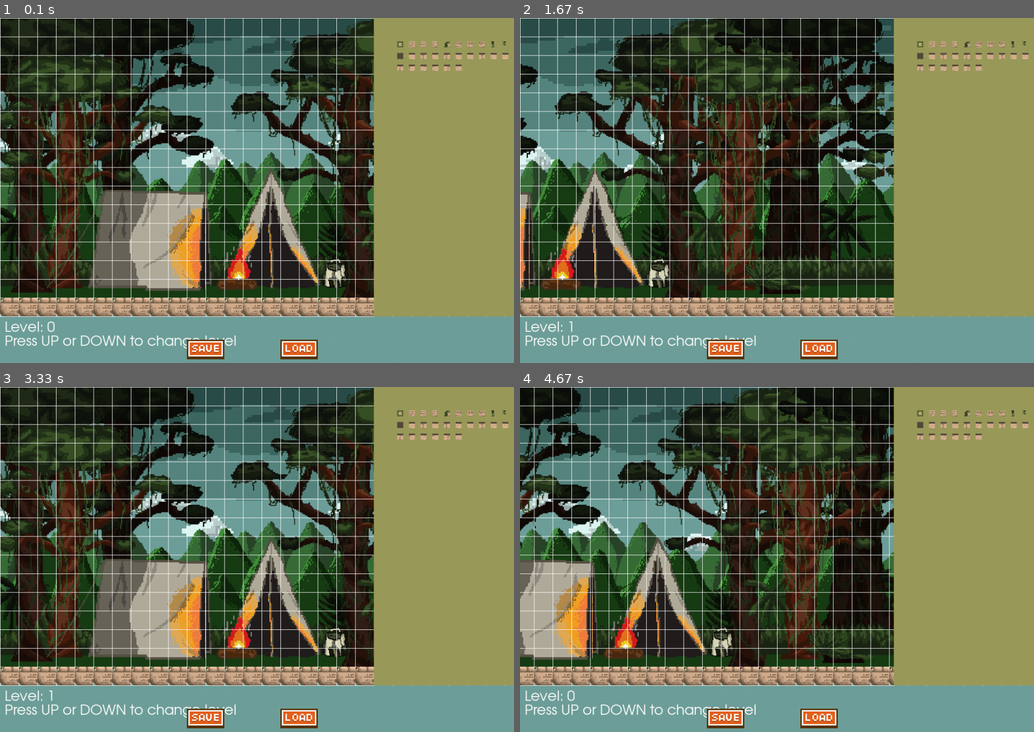
Above: before the commit, frames 1-4 (two rows, left to right).
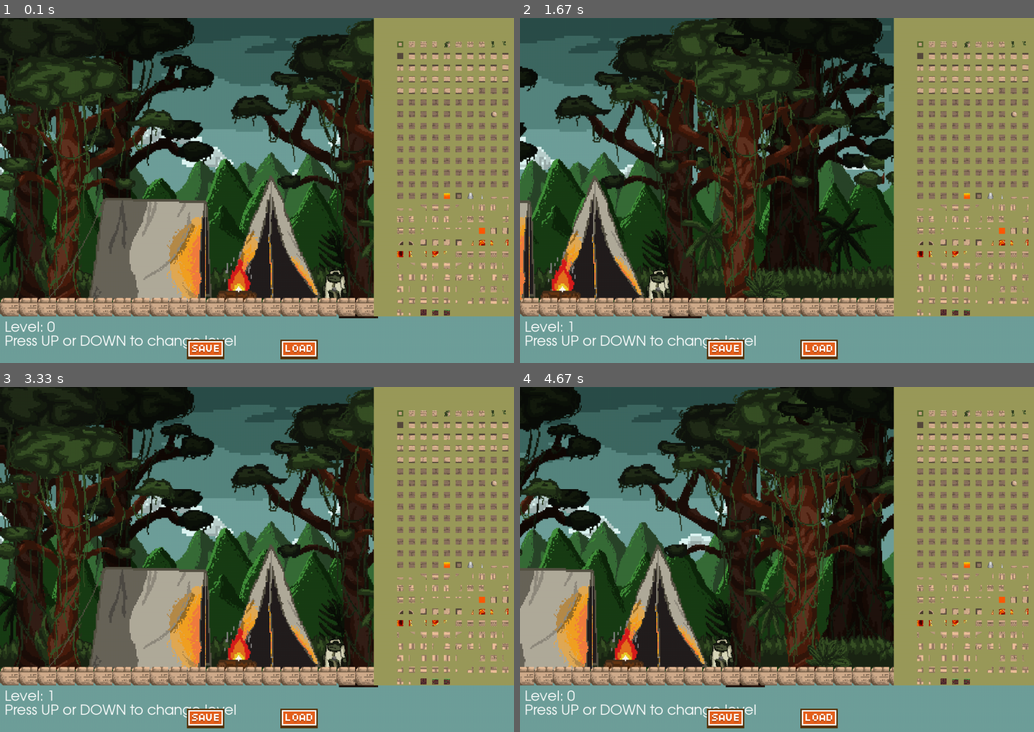
Above: after the commit, the same moments.

Repository: divinoctis/pygame
Game: pygame game, started from LevelEditor_Eric/niveaudébut.py
Same seed, same stepped clock (60 frames per second), same inputs: the game is played once before the commit and once after it.
Inputs:
- Up to frame 1 (0.1 s): no input
- Up to frame 2 (1.67 s): hold Right 0.33-0.8 s; hold Up 0.83-1.13 s; hold Right 1.17-1.63 s
- Up to frame 3 (3.33 s): hold Left 1.67-2.2 s; hold Down 2.23-2.53 s; hold Left 2.57-2.97 s; hold Up from 3 s (still down)
- Up to frame 4 (4.67 s): release Up at 3.37 s; hold Right 3.4-4.03 s; hold Down 4.07-4.43 s; hold Down from 4.47 s (still down)

The runs differ from the first frame. In frame 1, 23% of the frame differs, in the area x 0-99%, y 0-88%; in frame 2, 23%; in frame 3, 23%; in frame 4, 23%.

Commit message:
I CAN FINALLY KMS

Diff:
--- a/CSV debut (à refaire)/level0_data.csv
+++ /dev/null
@@ -1,16 +0,0 @@
--1,-1,-1,-1,-1,-1,-1,-1,-1,-1,-1,-1,-1,-1,-1,-1,-1,-1,-1,-1,-1,-1,-1,-1,-1,-1,-1,-1,-1,-1,-1,-1,-1,-1,-1,-1,-1,-1,-1,-1,-1,-1,-1,-1,-1,-1,-1,-1,-1,-1,-1,-1,-1,-1,-1,-1,-1,-1,-1,-1,-1,-1,-1,-1,-1,-1,-1,-1,-1,-1,-1,-1,-1,-1,-1,-1,-1,-1,-1,-1,2,2,2,2,2,2,2,2,2,2,2,2,2,2,2,2,2,2,2,2,-1,-1,-1,-1,-1,-1,-1,-1,-1,-1,-1,-1,-1,-1,-1,-1,-1,-1,-1,-1,-1,-1,-1,-1,-1,-1,-1,-1,-1,-1,-1,-1,-1,-1,-1,-1,-1,-1,-1,-1,-1,-1,-1,-1,-1,-1,-1,-1,-1,-1
--1,-1,-1,-1,-1,-1,-1,-1,-1,-1,-1,-1,-1,-1,-1,-1,-1,-1,-1,-1,-1,-1,-1,-1,-1,-1,-1,-1,-1,-1,-1,-1,-1,-1,-1,-1,-1,-1,-1,-1,-1,-1,-1,-1,-1,-1,-1,-1,-1,-1,-1,-1,-1,-1,-1,-1,-1,-1,-1,-1,-1,-1,-1,-1,-1,-1,-1,-1,-1,-1,-1,-1,-1,-1,-1,-1,-1,-1,-1,-1,2,2,2,1,1,1,1,1,1,2,2,2,2,2,2,2,2,2,2,2,-1,-1,-1,-1,-1,-1,-1,-1,-1,-1,-1,-1,-1,-1,-1,-1,-1,-1,-1,-1,-1,-1,-1,-1,-1,-1,-1,-1,-1,-1,-1,-1,-1,-1,-1,-1,-1,-1,-1,-1,-1,-1,-1,-1,-1,-1,-1,-1,-1,-1
--1,-1,-1,-1,-1,-1,-1,-1,-1,-1,-1,-1,-1,-1,-1,-1,-1,-1,-1,-1,-1,-1,-1,-1,-1,-1,-1,-1,-1,-1,-1,-1,-1,-1,-1,-1,-1,-1,-1,-1,-1,-1,-1,-1,-1,-1,-1,-1,-1,-1,-1,-1,-1,-1,-1,-1,-1,-1,-1,-1,-1,-1,-1,-1,-1,-1,-1,-1,-1,-1,-1,-1,-1,-1,-1,-1,-1,-1,-1,-1,2,2,2,1,1,1,1,1,1,1,1,1,1,2,2,2,2,2,2,2,-1,-1,-1,-1,-1,-1,-1,-1,-1,-1,-1,-1,-1,-1,-1,-1,-1,-1,-1,-1,-1,-1,-1,-1,-1,-1,-1,-1,-1,-1,-1,-1,-1,-1,-1,-1,-1,-1,-1,-1,-1,-1,-1,-1,-1,-1,-1,-1,-1,-1
--1,-1,-1,-1,-1,-1,-1,-1,-1,-1,-1,-1,-1,-1,-1,-1,-1,-1,-1,-1,-1,-1,-1,-1,-1,-1,-1,-1,-1,-1,-1,-1,-1,-1,-1,-1,-1,-1,-1,-1,-1,-1,-1,-1,-1,-1,-1,-1,-1,-1,-1,-1,-1,-1,-1,-1,-1,-1,-1,-1,-1,-1,-1,-1,-1,-1,-1,-1,-1,-1,-1,-1,-1,-1,-1,-1,-1,-1,-1,-1,2,2,1,1,1,1,1,1,1,1,1,2,1,1,1,1,2,2,2,2,-1,-1,-1,-1,-1,-1,-1,-1,-1,-1,-1,-1,-1,-1,-1,-1,-1,-1,-1,-1,-1,-1,-1,-1,-1,-1,-1,-1,-1,-1,-1,-1,-1,-1,-1,-1,-1,-1,-1,-1,-1,-1,-1,-1,-1,-1,-1,-1,-1,-1
--1,-1,-1,-1,-1,-1,-1,-1,-1,-1,-1,-1,-1,-1,-1,-1,-1,-1,-1,-1,-1,-1,-1,-1,-1,-1,-1,-1,-1,-1,-1,-1,-1,-1,-1,-1,-1,-1,-1,-1,-1,-1,-1,-1,-1,-1,-1,-1,-1,-1,-1,-1,-1,-1,-1,-1,-1,-1,-1,-1,-1,-1,-1,-1,-1,-1,-1,-1,-1,-1,-1,-1,-1,-1,-1,-1,-1,-1,-1,-1,2,2,1,2,2,1,1,1,1,1,1,1,1,2,1,1,1,2,2,2,-1,-1,-1,-1,-1,-1,-1,-1,-1,-1,-1,-1,-1,-1,-1,-1,-1,-1,-1,-1,-1,-1,-1,-1,-1,-1,-1,-1,-1,-1,-1,-1,-1,-1,-1,-1,-1,-1,-1,-1,-1,-1,-1,-1,-1,-1,-1,-1,-1,-1
--1,-1,-1,-1,-1,-1,-1,-1,-1,-1,-1,-1,-1,-1,-1,-1,-1,-1,-1,-1,-1,-1,-1,-1,-1,-1,-1,-1,-1,-1,-1,-1,-1,-1,-1,-1,-1,-1,-1,-1,-1,-1,-1,-1,-1,-1,-1,-1,-1,-1,-1,-1,-1,-1,-1,-1,-1,-1,-1,-1,-1,-1,-1,-1,-1,-1,-1,-1,-1,-1,-1,-1,-1,-1,-1,-1,-1,-1,-1,-1,2,2,1,2,2,2,1,1,1,1,2,1,2,2,2,1,2,2,2,2,-1,-1,-1,-1,-1,-1,-1,-1,-1,-1,-1,-1,-1,-1,-1,-1,-1,-1,-1,-1,-1,-1,-1,-1,-1,-1,-1,-1,-1,-1,-1,-1,-1,-1,-1,-1,-1,-1,-1,-1,-1,-1,-1,-1,-1,-1,-1,-1,-1,-1
--1,-1,-1,-1,-1,-1,-1,-1,-1,-1,-1,-1,-1,-1,-1,-1,-1,-1,-1,-1,-1,-1,-1,-1,-1,-1,-1,-1,-1,-1,-1,-1,-1,-1,-1,-1,-1,-1,-1,-1,-1,-1,-1,-1,-1,-1,-1,-1,-1,-1,-1,-1,-1,-1,-1,-1,-1,-1,-1,-1,-1,-1,-1,-1,-1,-1,-1,-1,-1,-1,-1,-1,-1,-1,-1,-1,-1,-1,-1,-1,2,2,1,2,2,1,1,1,1,1,2,1,2,2,2,1,2,2,2,2,-1,-1,-1,-1,-1,-1,-1,-1,-1,-1,-1,-1,-1,-1,-1,-1,-1,-1,-1,-1,-1,-1,-1,-1,-1,-1,-1,-1,-1,-1,-1,-1,-1,-1,-1,-1,-1,-1,-1,-1,-1,-1,-1,-1,-1,-1,-1,-1,-1,-1
--1,-1,-1,-1,-1,-1,-1,-1,-1,-1,-1,-1,-1,-1,-1,-1,-1,-1,-1,-1,-1,-1,-1,-1,-1,-1,-1,-1,-1,-1,-1,-1,-1,-1,-1,-1,-1,-1,-1,-1,-1,-1,-1,-1,-1,-1,-1,-1,-1,-1,-1,-1,-1,-1,-1,-1,-1,-1,-1,-1,-1,-1,-1,-1,-1,-1,-1,-1,-1,-1,-1,-1,-1,-1,-1,-1,-1,-1,-1,-1,2,2,1,2,2,2,2,2,2,1,2,1,1,1,2,1,2,2,2,2,-1,-1,-1,-1,-1,-1,-1,-1,-1,-1,-1,-1,-1,-1,-1,-1,-1,-1,-1,-1,-1,-1,-1,-1,-1,-1,-1,-1,-1,-1,-1,-1,-1,-1,-1,-1,-1,-1,-1,-1,-1,-1,-1,-1,-1,-1,-1,-1,-1,-1
--1,-1,-1,-1,-1,-1,-1,-1,-1,-1,-1,-1,-1,-1,-1,-1,-1,-1,-1,-1,-1,-1,-1,-1,-1,-1,-1,-1,-1,-1,-1,-1,-1,-1,-1,-1,-1,-1,-1,-1,-1,-1,-1,-1,-1,-1,-1,-1,-1,-1,-1,-1,-1,-1,-1,-1,-1,-1,-1,-1,-1,-1,-1,-1,-1,-1,-1,-1,-1,-1,-1,-1,-1,-1,-1,-1,22,24,19,21,2,2,1,2,2,2,2,1,1,1,1,1,2,1,1,1,1,2,2,2,-1,-1,-1,-1,-1,-1,-1,-1,-1,-1,-1,-1,-1,-1,-1,-1,-1,-1,-1,-1,-1,-1,-1,-1,-1,-1,-1,-1,-1,-1,-1,-1,-1,-1,-1,-1,-1,-1,-1,-1,-1,-1,-1,-1,-1,-1,-1,-1,-1,-1
--1,-1,-1,-1,-1,-1,-1,-1,-1,-1,-1,-1,-1,-1,-1,-1,-1,-1,-1,-1,-1,-1,-1,-1,-1,-1,-1,-1,-1,-1,-1,-1,-1,-1,-1,-1,-1,-1,-1,-1,-1,-1,-1,-1,-1,-1,-1,-1,-1,-1,-1,-1,-1,-1,-1,-1,-1,-1,-1,-1,-1,-1,-1,-1,-1,-1,-1,-1,-1,-1,-1,-1,-1,22,24,19,20,21,21,21,2,2,1,2,2,1,1,2,2,1,1,2,1,1,1,2,1,2,2,2,-1,-1,-1,-1,-1,-1,-1,-1,-1,-1,-1,-1,-1,-1,-1,-1,-1,-1,-1,-1,-1,-1,-1,-1,-1,-1,-1,-1,-1,-1,-1,-1,-1,-1,-1,-1,-1,-1,-1,-1,-1,-1,-1,-1,-1,-1,-1,-1,-1,-1
--1,-1,-1,-1,-1,-1,-1,-1,-1,-1,-1,-1,-1,-1,-1,-1,-1,-1,-1,-1,-1,-1,-1,-1,-1,-1,-1,-1,-1,-1,-1,-1,-1,-1,-1,-1,-1,-1,-1,-1,-1,-1,-1,-1,-1,-1,-1,-1,-1,-1,-1,-1,-1,-1,-1,-1,-1,-1,-1,-1,-1,-1,-1,-1,-1,-1,-1,-1,-1,-1,22,24,19,20,21,21,21,21,21,21,2,2,1,1,1,2,2,2,2,1,1,1,1,1,1,2,2,1,2,2,-1,-1,-1,-1,-1,-1,-1,-1,-1,-1,-1,-1,-1,-1,-1,-1,-1,-1,-1,-1,-1,-1,-1,-1,-1,-1,-1,-1,-1,-1,-1,-1,-1,-1,-1,-1,-1,-1,-1,-1,-1,-1,-1,-1,-1,-1,-1,-1,-1,-1
--1,-1,-1,-1,-1,-1,-1,-1,-1,-1,-1,-1,-1,-1,-1,-1,-1,-1,-1,-1,-1,-1,-1,-1,-1,-1,-1,-1,-1,-1,-1,-1,-1,-1,-1,-1,-1,-1,-1,-1,-1,-1,-1,-1,-1,-1,-1,-1,-1,-1,-1,-1,-1,-1,-1,-1,-1,-1,-1,-1,-1,-1,-1,-1,-1,-1,-1,22,24,19,20,21,23,23,23,23,21,21,21,21,2,2,2,2,2,2,2,2,2,1,1,1,1,1,1,1,1,1,2,2,-1,-1,-1,-1,-1,-1,-1,-1,-1,-1,-1,-1,-1,-1,-1,-1,-1,-1,-1,-1,-1,-1,-1,-1,-1,-1,-1,-1,-1,-1,-1,-1,-1,-1,-1,-1,-1,-1,-1,-1,-1,-1,-1,-1,-1,-1,-1,-1,-1,-1
--1,-1,-1,-1,-1,-1,-1,-1,-1,-1,-1,-1,-1,-1,-1,-1,-1,-1,-1,-1,-1,-1,-1,-1,-1,-1,-1,-1,-1,-1,-1,-1,-1,-1,-1,-1,-1,-1,-1,-1,-1,-1,-1,-1,-1,-1,-1,-1,-1,-1,-1,-1,-1,-1,-1,-1,-1,-1,-1,-1,-1,-1,-1,-1,22,24,19,21,21,23,23,23,23,23,23,21,21,21,21,21,2,2,2,2,1,1,1,1,1,2,2,1,1,2,1,2,2,2,2,2,-1,-1,-1,-1,-1,-1,-1,-1,-1,-1,-1,-1,-1,-1,-1,-1,-1,-1,-1,-1,-1,-1,-1,-1,-1,-1,-1,-1,-1,-1,-1,-1,-1,-1,-1,-1,-1,-1,-1,-1,-1,-1,-1,-1,-1,-1,-1,-1,-1,-1
--1,-1,-1,-1,-1,-1,-1,-1,-1,-1,-1,-1,-1,-1,-1,-1,-1,-1,-1,-1,-1,-1,-1,-1,-1,-1,-1,-1,-1,-1,-1,-1,-1,-1,-1,-1,-1,-1,-1,-1,-1,-1,-1,-1,-1,-1,-1,-1,-1,-1,-1,-1,-1,-1,-1,-1,-1,-1,-1,-1,-1,22,24,19,20,21,23,23,23,23,23,23,23,23,23,21,21,21,21,21,2,2,2,2,1,1,1,1,1,1,1,1,2,2,2,2,2,2,2,2,-1,-1,-1,-1,-1,-1,-1,-1,-1,-1,-1,-1,-1,-1,-1,-1,-1,-1,-1,-1,-1,-1,-1,-1,-1,-1,-1,-1,-1,-1,-1,-1,-1,-1,-1,-1,-1,-1,-1,-1,-1,-1,-1,-1,-1,-1,-1,-1,-1,-1
--1,-1,-1,-1,-1,-1,-1,-1,-1,-1,-1,-1,-1,-1,-1,-1,-1,-1,-1,-1,-1,-1,-1,-1,-1,-1,-1,-1,-1,-1,-1,-1,-1,-1,-1,-1,-1,-1,-1,-1,-1,-1,-1,-1,-1,-1,-1,-1,-1,-1,-1,-1,-1,-1,-1,-1,-1,-1,-1,-1,25,20,23,23,23,23,23,23,23,23,23,23,23,23,23,21,21,21,21,21,2,2,2,2,2,2,2,2,2,2,2,2,2,2,2,2,2,2,2,2,-1,-1,-1,-1,-1,-1,-1,-1,-1,-1,-1,-1,-1,-1,-1,-1,-1,-1,-1,-1,-1,-1,-1,-1,-1,-1,-1,-1,-1,-1,-1,-1,-1,-1,-1,-1,-1,-1,-1,-1,-1,-1,-1,-1,-1,-1,-1,-1,-1,-1
-10,11,10,11,10,11,10,11,11,10,10,10,11,11,10,11,11,10,10,11,10,11,11,11,10,11,10,10,11,10,10,10,11,10,10,11,11,10,11,10,11,10,10,10,11,10,10,10,11,11,10,11,10,10,11,11,11,11,10,10,11,10,11,10,10,10,11,11,11,10,10,11,11,10,11,10,10,10,10,11,10,11,10,10,10,11,11,11,11,11,10,11,10,11,11,11,10,11,10,10,11,10,10,10,11,11,11,11,10,10,10,11,11,11,11,10,10,10,10,11,11,10,10,11,10,10,11,11,11,10,10,11,11,10,10,11,11,11,11,10,11,10,10,10,10,10,10,11,11,11
--- a/LevelEditor_Eric/niveaudébut.py
+++ b/LevelEditor_Eric/niveaudébut.py
@@ -15,7 +15,6 @@
 LOWER_MARGIN = 100
 SIDE_MARGIN = 300
 
-
 screen = pygame.display.set_mode((SCREEN_WIDTH + SIDE_MARGIN, SCREEN_HEIGHT + LOWER_MARGIN))
 pygame.display.set_caption('Level Editor')
 
@@ -24,7 +23,7 @@
 TILE_SIZE = SCREEN_HEIGHT // ROWS
 SELECTED_TILE_SIZE = TILE_SIZE // 3
 
-TILE_TYPES = 26 # nombre à changer en fonction du nombre de pièces environnement (+1 vu que ça part de 0)
+TILE_TYPES = 235 # nombre à changer en fonction du nombre de pièces environnement (+1 vu que ça part de 0)
 level = 0
 current_tile = 0
 scroll_left = False
@@ -35,10 +34,13 @@
 mountain_img = pygame.image.load('LevelEditor_Eric/decor/Montagnes.png').convert_alpha()
 mountain_img = pygame.transform.scale(mountain_img, (800,500))
 premierescene = pygame.image.load('Assets/Debut/devant.png').convert_alpha() # image de fond pour la première scène
-premierescene = pygame.transform.scale(premierescene, (1200, 750)) # scale image de la première scène
+premierescene = pygame.transform.scale(premierescene, (1200, 785)) # scale image de la première scène
 deuxiemescene = pygame.image.load('Assets/Debut/devant2.png').convert_alpha() # image de fond pour la deuxieme scène
-deuxiemescene = pygame.transform.scale(deuxiemescene, (1200, 750)) # scale image de la deuxieme scène
+deuxiemescene = pygame.transform.scale(deuxiemescene, (1200, 785)) # scale image de la deuxieme scène
 sky_img = pygame.image.load('LevelEditor_Eric/decor/Ciel.png').convert_alpha()
+
+escaliers = pygame.image.load('LevelEditor_Eric/decor/escalierfinal.png').convert_alpha()
+escaliers = pygame.transform.scale(escaliers, (600, 300))
 
 img_list = []
 for x in range(TILE_TYPES):
@@ -85,12 +87,15 @@
 	for x in range((SCREEN_WIDTH + SIDE_MARGIN) // width2 + 1):
 		screen.blit(deuxiemescene, ((x * width) - scroll * 0.5 + SCREEN_WIDTH, 0)) # image de fond pour la deuxieme scène
 
-def draw_grid():
-    for c in range(MAX_COLS):
-        pygame.draw.line(screen, WHITE, (c * TILE_SIZE - scroll, 0), (c * TILE_SIZE - scroll, SCREEN_HEIGHT))
-
-    for c in range(ROWS + 1):
-        pygame.draw.line(screen, WHITE, (0, c * TILE_SIZE), (SCREEN_WIDTH, c * TILE_SIZE))
+	for x in range((SCREEN_WIDTH + SIDE_MARGIN) // width2 + 1):
+		screen.blit(escaliers, ((x * width) - scroll * 0.5 + SCREEN_WIDTH + 600, 300)) # les escaliers
+
+# def draw_grid():
+#     for c in range(MAX_COLS):
+#         pygame.draw.line(screen, WHITE, (c * TILE_SIZE - scroll, 0), (c * TILE_SIZE - scroll, SCREEN_HEIGHT))
+
+#     for c in range(ROWS + 1):
+#         pygame.draw.line(screen, WHITE, (0, c * TILE_SIZE), (SCREEN_WIDTH, c * TILE_SIZE))
 
 
 def draw_world():
@@ -119,7 +124,7 @@
 	clock.tick(FPS)
 
 	draw_bg()
-	draw_grid()
+	# draw_grid()
 	draw_world()
 
 	draw_text(f'Level: {level}', font, WHITE, 10, SCREEN_HEIGHT + LOWER_MARGIN - 90)
--- /dev/null
+++ b/level1_data.csv
@@ -0,0 +1,16 @@
+-1,-1,-1,-1,-1,-1,-1,-1,-1,-1,-1,-1,-1,-1,-1,-1,-1,-1,-1,-1,-1,-1,-1,-1,-1,-1,-1,-1,-1,-1,-1,-1,-1,-1,-1,-1,-1,-1,-1,-1,-1,-1,-1,-1,-1,-1,-1,-1,-1,-1,-1,-1,-1,-1,-1,-1,-1,-1,-1,-1,-1,-1,-1,-1,-1,-1,-1,-1,-1,-1,-1,-1,-1,-1,-1,-1,-1,-1,-1,-1
+-1,-1,-1,-1,-1,-1,-1,-1,-1,-1,-1,-1,-1,-1,-1,-1,-1,-1,-1,-1,-1,-1,-1,-1,-1,-1,-1,-1,-1,-1,-1,-1,-1,-1,-1,-1,-1,-1,-1,-1,-1,-1,-1,-1,-1,-1,-1,-1,-1,-1,-1,-1,-1,-1,-1,-1,-1,-1,-1,-1,-1,-1,-1,-1,-1,-1,-1,-1,-1,-1,-1,-1,-1,-1,-1,-1,-1,-1,-1,-1
+-1,-1,-1,-1,-1,-1,-1,-1,-1,-1,-1,-1,-1,-1,-1,-1,-1,-1,-1,-1,-1,-1,-1,-1,-1,-1,-1,-1,-1,-1,-1,-1,-1,-1,-1,-1,-1,-1,-1,-1,-1,-1,-1,-1,-1,-1,-1,-1,-1,-1,-1,-1,-1,-1,-1,-1,-1,-1,-1,-1,-1,-1,-1,-1,-1,-1,-1,-1,-1,-1,-1,-1,-1,-1,-1,-1,-1,-1,-1,-1
+-1,-1,-1,-1,-1,-1,-1,-1,-1,-1,-1,-1,-1,-1,-1,-1,-1,-1,-1,-1,-1,-1,-1,-1,-1,-1,-1,-1,-1,-1,-1,-1,-1,-1,-1,-1,-1,-1,-1,-1,-1,-1,-1,-1,-1,-1,-1,-1,-1,-1,-1,-1,-1,-1,-1,-1,-1,-1,-1,-1,-1,-1,-1,-1,-1,-1,-1,-1,-1,-1,-1,-1,-1,-1,-1,-1,-1,-1,-1,-1
+-1,-1,-1,-1,-1,-1,-1,-1,-1,-1,-1,-1,-1,-1,-1,-1,-1,-1,-1,-1,-1,-1,-1,-1,-1,-1,-1,-1,-1,-1,-1,-1,-1,-1,-1,-1,-1,-1,-1,-1,-1,-1,-1,-1,-1,-1,-1,-1,-1,-1,-1,-1,-1,-1,-1,-1,-1,-1,-1,-1,-1,-1,-1,-1,-1,-1,-1,-1,-1,-1,-1,-1,-1,-1,-1,-1,-1,-1,-1,-1
+-1,-1,-1,-1,-1,-1,-1,-1,-1,-1,-1,-1,-1,-1,-1,-1,-1,-1,-1,-1,-1,-1,-1,-1,-1,-1,-1,-1,-1,-1,-1,-1,-1,-1,-1,-1,-1,-1,-1,-1,-1,-1,-1,-1,-1,-1,-1,-1,-1,-1,-1,-1,-1,-1,-1,-1,-1,-1,-1,-1,-1,-1,-1,-1,-1,-1,-1,-1,-1,-1,-1,-1,-1,-1,-1,-1,-1,-1,-1,-1
+-1,-1,-1,-1,-1,-1,-1,-1,-1,-1,-1,-1,-1,-1,-1,-1,-1,-1,-1,-1,-1,-1,-1,-1,-1,-1,-1,-1,-1,-1,-1,-1,-1,-1,-1,-1,-1,-1,-1,-1,-1,-1,-1,-1,-1,-1,-1,-1,-1,-1,-1,-1,-1,-1,-1,-1,-1,-1,-1,-1,-1,-1,-1,-1,-1,-1,-1,-1,-1,-1,-1,-1,-1,-1,-1,-1,-1,-1,-1,-1
+-1,-1,-1,-1,-1,-1,-1,-1,-1,-1,-1,-1,-1,-1,-1,-1,-1,-1,-1,-1,-1,-1,-1,-1,-1,-1,-1,-1,-1,-1,-1,-1,-1,-1,-1,-1,-1,-1,-1,-1,-1,-1,-1,-1,-1,-1,-1,-1,-1,-1,-1,-1,-1,-1,-1,-1,-1,-1,-1,-1,-1,-1,-1,-1,-1,-1,-1,-1,-1,-1,-1,-1,-1,-1,-1,-1,-1,-1,-1,-1
+-1,-1,-1,-1,-1,-1,-1,-1,-1,-1,-1,-1,-1,-1,-1,-1,-1,-1,-1,-1,-1,-1,-1,-1,-1,-1,-1,-1,-1,-1,-1,-1,-1,-1,-1,-1,-1,-1,-1,-1,-1,-1,-1,-1,-1,-1,-1,-1,-1,-1,-1,-1,-1,-1,-1,-1,-1,-1,-1,-1,-1,-1,-1,-1,-1,-1,-1,-1,-1,-1,-1,-1,-1,-1,-1,-1,-1,-1,-1,-1
+-1,-1,-1,-1,-1,-1,-1,-1,-1,-1,-1,-1,-1,-1,-1,-1,-1,-1,-1,-1,-1,-1,-1,-1,-1,-1,-1,-1,-1,-1,-1,-1,-1,-1,-1,-1,-1,-1,-1,-1,-1,-1,-1,-1,-1,-1,-1,-1,-1,-1,-1,-1,-1,-1,-1,-1,-1,-1,-1,-1,-1,-1,-1,-1,-1,-1,-1,-1,-1,-1,-1,-1,-1,-1,-1,-1,-1,-1,-1,-1
+-1,-1,-1,-1,-1,-1,-1,-1,-1,-1,-1,-1,-1,-1,-1,-1,-1,-1,-1,-1,-1,-1,-1,-1,-1,-1,-1,-1,-1,-1,-1,-1,-1,-1,-1,-1,-1,-1,-1,-1,-1,-1,-1,-1,-1,-1,-1,-1,-1,-1,-1,-1,-1,-1,-1,-1,-1,-1,-1,-1,-1,-1,-1,-1,-1,-1,-1,-1,-1,-1,-1,-1,-1,-1,-1,-1,-1,-1,-1,-1
+-1,-1,-1,-1,-1,-1,-1,-1,-1,-1,-1,-1,-1,-1,-1,-1,-1,-1,-1,-1,-1,-1,-1,-1,-1,-1,-1,-1,-1,-1,-1,-1,-1,-1,-1,-1,-1,-1,-1,-1,-1,-1,-1,-1,-1,-1,-1,-1,-1,-1,-1,-1,-1,-1,-1,-1,-1,-1,-1,-1,-1,-1,-1,-1,-1,-1,-1,-1,-1,-1,-1,-1,-1,-1,-1,-1,-1,-1,-1,-1
+-1,-1,-1,-1,-1,-1,-1,-1,-1,-1,-1,-1,-1,-1,-1,-1,-1,-1,-1,-1,-1,-1,-1,-1,-1,-1,-1,-1,-1,-1,-1,-1,-1,-1,-1,-1,-1,-1,-1,-1,-1,-1,-1,-1,-1,-1,-1,-1,-1,-1,-1,-1,-1,-1,-1,-1,-1,-1,-1,-1,-1,-1,-1,-1,-1,-1,-1,-1,-1,-1,-1,-1,-1,-1,-1,-1,-1,-1,-1,-1
+-1,-1,-1,-1,-1,-1,-1,-1,-1,-1,-1,-1,-1,-1,-1,-1,-1,-1,-1,-1,-1,-1,-1,-1,-1,-1,-1,-1,-1,-1,-1,-1,-1,-1,-1,-1,-1,-1,-1,-1,-1,-1,-1,-1,-1,-1,-1,-1,-1,-1,-1,-1,-1,-1,-1,-1,-1,-1,-1,-1,-1,-1,-1,-1,-1,-1,-1,-1,-1,-1,-1,-1,-1,-1,-1,-1,-1,-1,-1,-1
+-1,-1,-1,-1,-1,-1,-1,-1,-1,-1,-1,-1,-1,-1,-1,-1,-1,-1,-1,-1,-1,-1,-1,-1,-1,-1,-1,-1,-1,-1,-1,-1,-1,-1,-1,-1,-1,-1,-1,-1,-1,-1,-1,-1,-1,-1,-1,-1,-1,-1,-1,-1,-1,-1,-1,-1,-1,-1,-1,-1,-1,-1,-1,-1,-1,-1,-1,-1,-1,-1,-1,-1,-1,-1,-1,-1,-1,-1,-1,-1
+234,234,233,234,233,233,233,234,233,233,234,233,234,234,234,234,234,233,233,233,233,233,234,233,234,233,233,233,234,233,233,234,233,233,233,233,233,233,234,233,233,233,234,234,234,233,233,233,233,233,234,233,234,234,233,233,234,233,233,234,234,233,233,233,233,233,234,234,234,234,234,234,234,233,233,233,233,234,234,234
Binary file added: Assets/Environnement/232.png
Binary file added: Assets/Environnement/233.png
Binary file added: Assets/Environnement/234.png
Binary file added: LevelEditor_Eric/decor/escalierfinal.png
